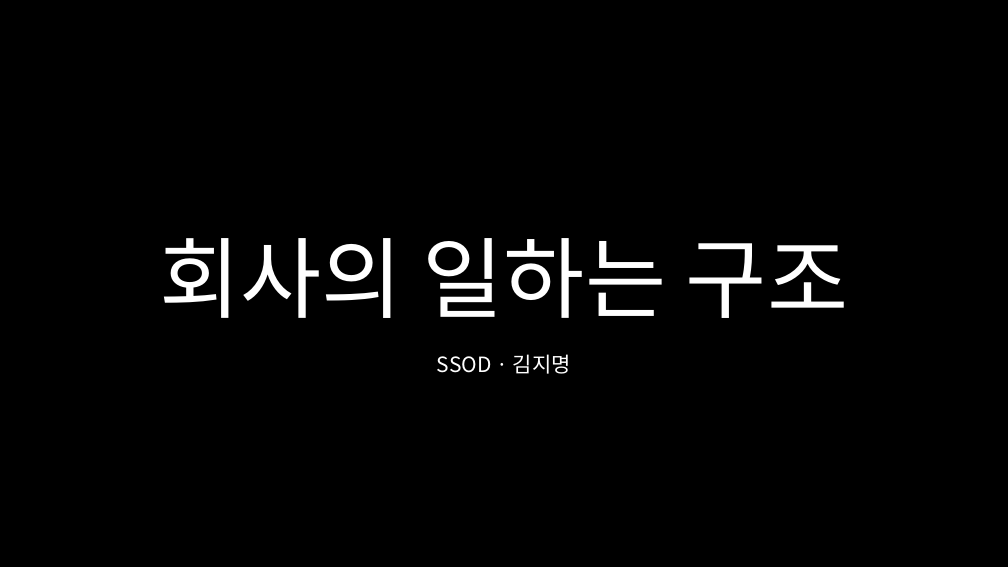
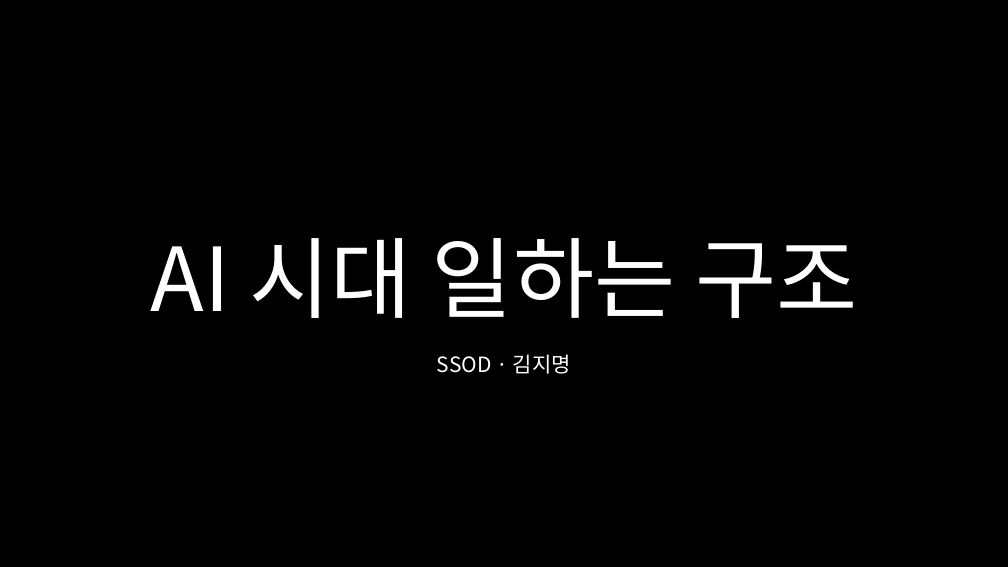
Before and after one commit to ssodcompany/edu-agent, a slide deck: slide 1 of lectures/03_sor_framework/BNI_SoR_v10.pptx. Drawn at 1008x567 pixels with LibreOffice and Linux fonts; fonts in the diff are those of the drawing. Boxes give left, top, right and bottom in pixels: in the first picture for what was removed or moved away, otherwise in the second. Text is boxed around its words. In the diff, an @@ line names an element or a change of style, - is before the commit and + after.

```diff
--- a/lectures/03_sor_framework/BNI_SoR_v10.pptx
+++ b/lectures/03_sor_framework/BNI_SoR_v10.pptx
@@ text at (151, 238, 857, 318): text changed @@
-회사의 일하는 구조
+AI 시대 일하는 구조
```
Also in this commit, not shown: 4 other slides changed, 1 other file.
